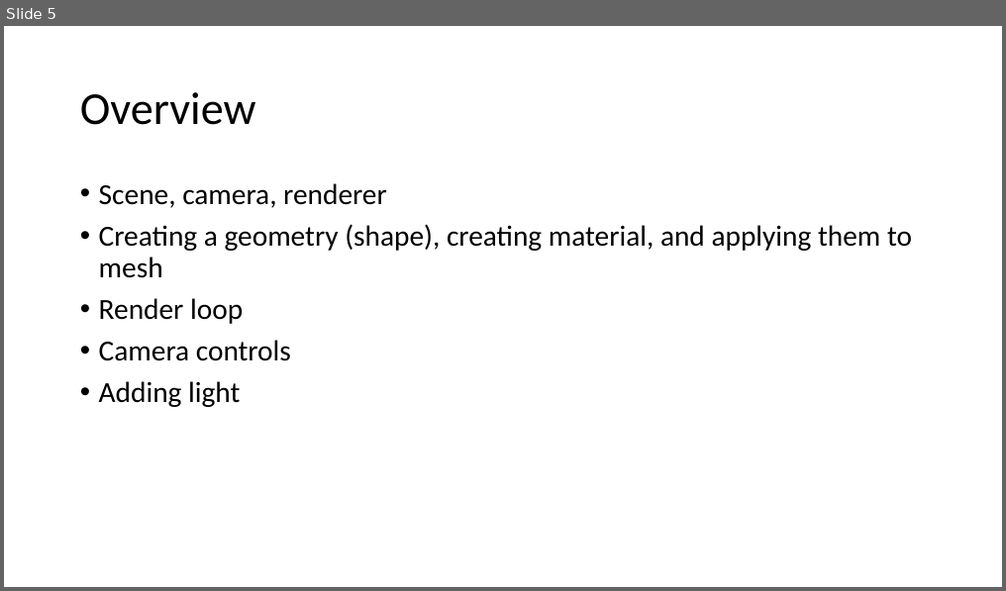
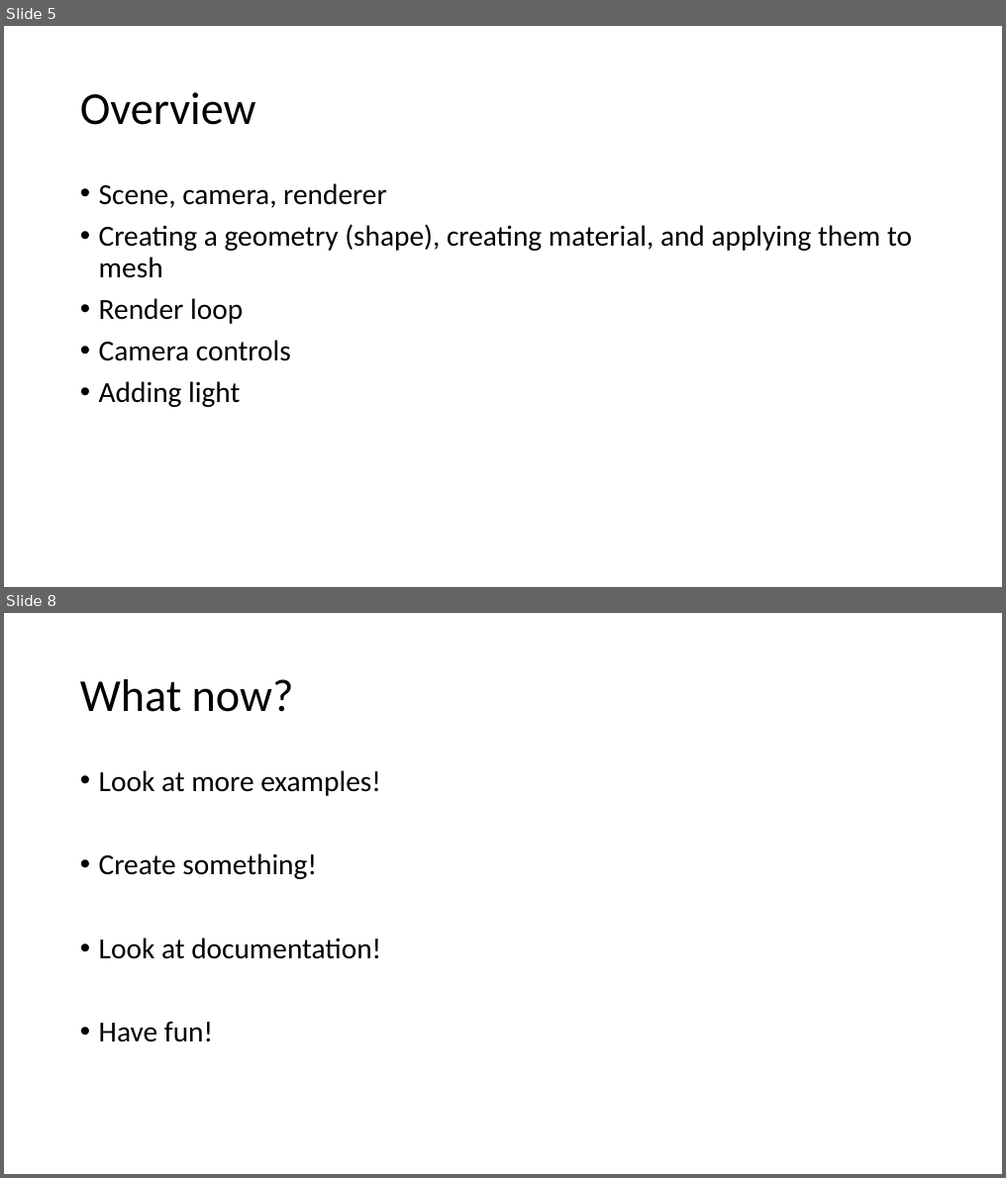
Before and after one commit to brookslobe/teachingchallenge, a slide deck: slides.pptx. Shown one above the other, each under a label of ours: slide 5 before the commit, slides 5 and 8 after it; the slides between them are not shown. The pictures are 1006x591 and 1006x1178 pixels, drawn with LibreOffice and Linux fonts; fonts in the diff are those of the drawing. Boxes give left, top, right and bottom in pixels: in the first picture for what was removed or moved away, otherwise in the second. Text is boxed around its words. In the diff, an @@ line names an element or a change of style, - is before the commit and + after.

```diff
--- a/slides.pptx
+++ b/slides.pptx
@@ slide 8 added at (4, 613, 1002, 1174), background #FFFFFF @@
@@ title added at (80, 679, 294, 712), 44 pt, text #000000 @@
+What now?
@@ text added at (99, 770, 381, 1043), 28 pt, text #000000 @@
+• Look at more examples!
+• Create something!
+• Look at documentation!
+• Have fun!
```
Also in this commit, not shown: 2 slides changed, 1 other slide added, 4 slides removed, 1 other file.
